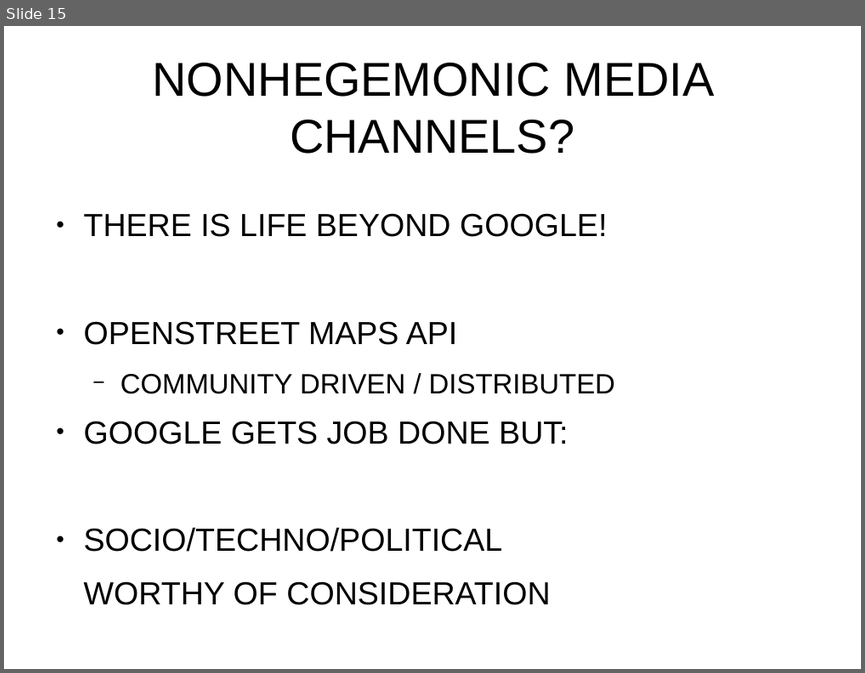
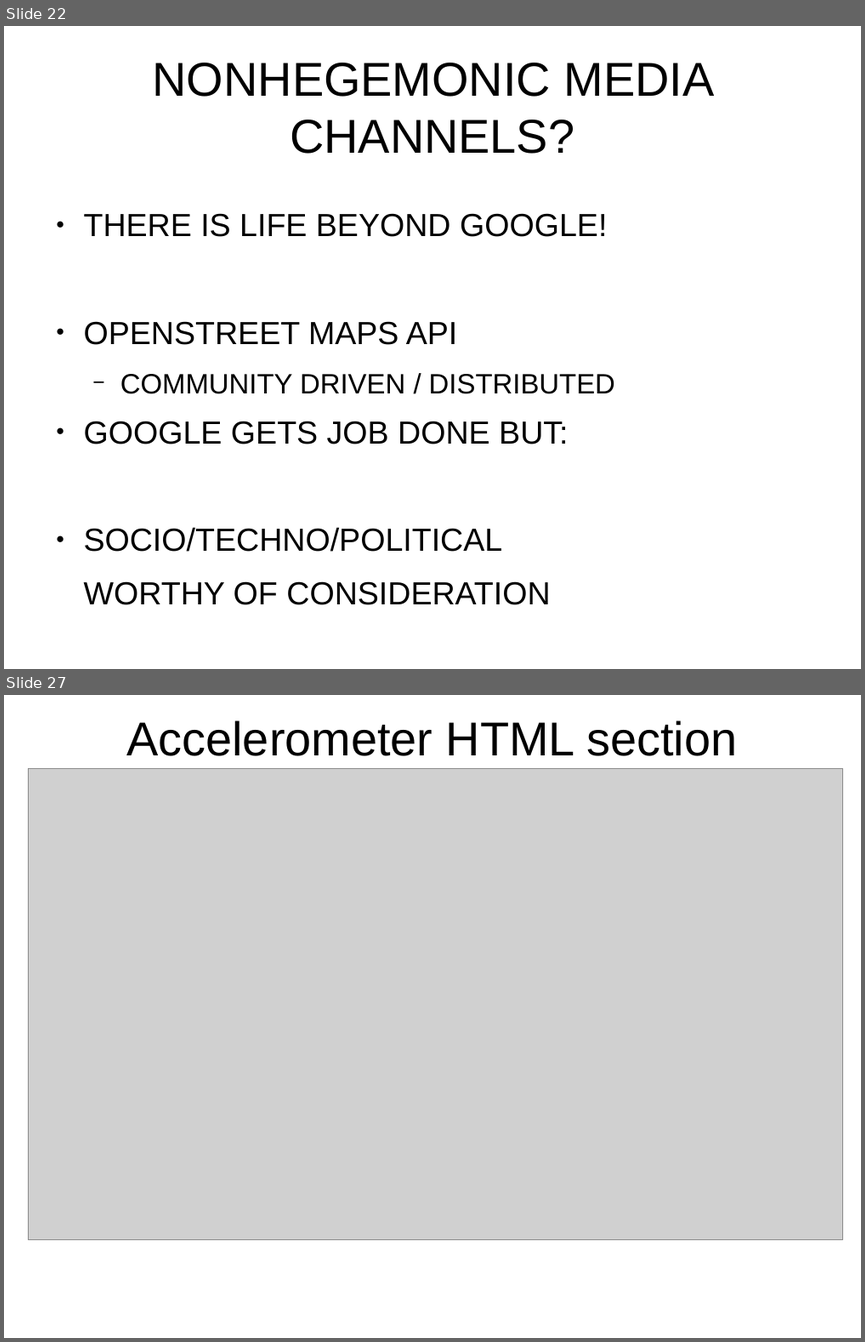
Before and after one commit to fpbu/mobappdev, a slide deck: phonegapbuild_workshop/phonegap_build_slides.odp. Shown one above the other, each under a label of ours: slide 15 before the commit, slides 22 and 27 after it; the slides between them are not shown. The pictures are 865x673 and 865x1342 pixels, drawn with LibreOffice and Linux fonts; fonts in the diff are those of the drawing; grey boxes stand for pictures. Boxes give left, top, right and bottom in pixels: in the first picture for what was removed or moved away, otherwise in the second. Text is boxed around its words. In the diff, an @@ line names an element or a change of style, - is before the commit and + after.

```diff
--- a/phonegapbuild_workshop/phonegap_build_slides.odp
+++ b/phonegapbuild_workshop/phonegap_build_slides.odp
@@ slide 27 added at [4,695,861,1338], background #FFFFFF @@
@@ title added at [126,721,737,756], 44 pt, text #000000 @@
+Accelerometer HTML section
@@ picture added at [28,768,842,1239] @@
@@ what was slide 15 is now slide 22 @@
```
Also in this commit, not shown: 2 slides changed, 20 other slides added, 4 slides removed, 1 other file.
